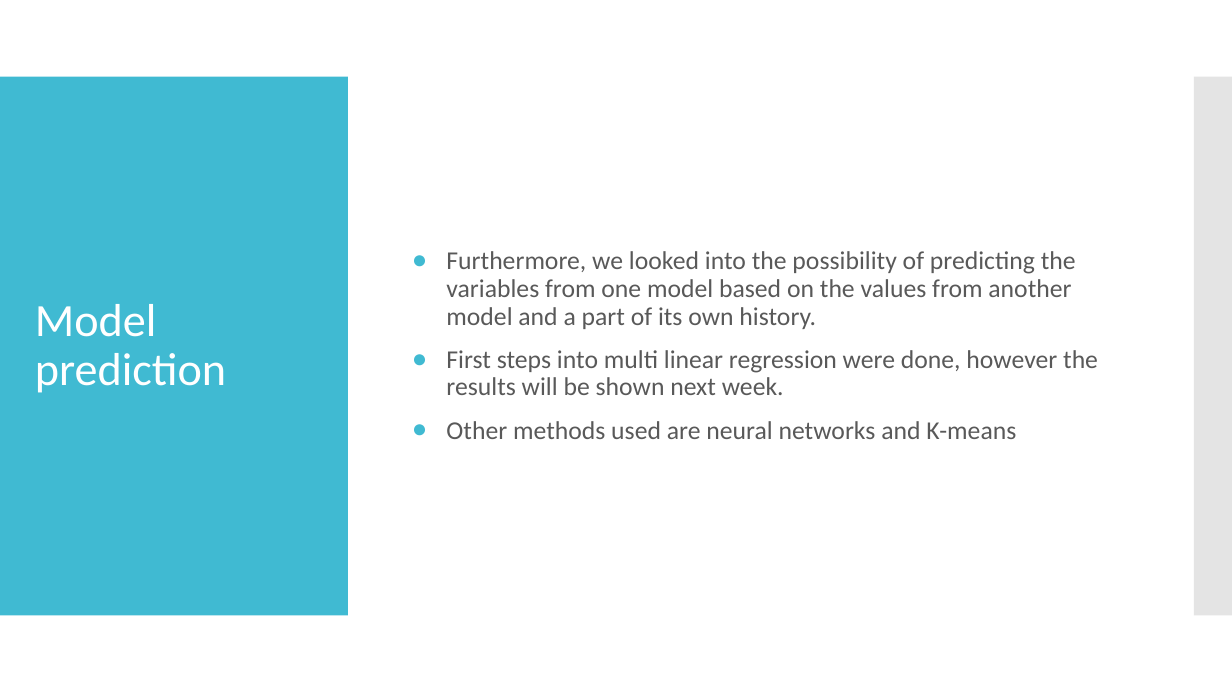
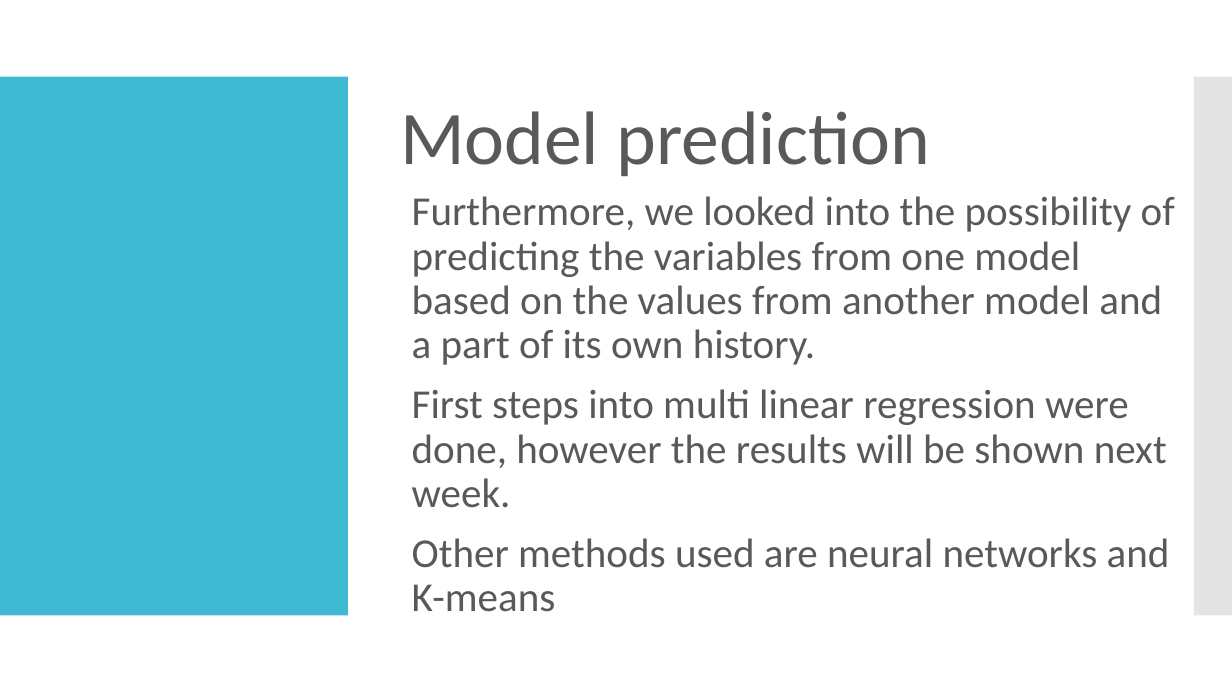
Before and after one commit to Deltares-Climate-Change/Deltares-Climate-Change, a slide deck: slide 14 of Presentations/Climate Change project update week 3 copy simon.pptx (slide 7 before the commit). Drawn at 1232x693 pixels with LibreOffice and Linux fonts; fonts in the diff are those of the drawing. Boxes give left, top, right and bottom in pixels: in the first picture for what was removed or moved away, otherwise in the second. Text is boxed around its words. In the diff, an @@ line names an element or a change of style, - is before the commit and + after.

```diff
--- a/Presentations/Climate Change project update week 3 copy simon.pptx
+++ b/Presentations/Climate Change project update week 3 copy simon.pptx
@@ title "Model prediction": place and size @@
-title "Model prediction" at <box>35,304,226,393</box>
+title "Model prediction" at <box>400,111,930,176</box>
@@ title "Model prediction" at <box>400,111,930,176</box>: size 36 to 59 pt, text colour #FFFFFF to #595959; vertical alignment middle to bottom @@
@@ text "Furthermore, we looked into the ...": place and size @@
-text "Furthermore, we looked into the ..." at <box>446,251,1098,439</box>
+text "Furthermore, we looked into the ..." at <box>412,196,1175,568</box>
@@ text "Furthermore, we looked into the ..." at <box>412,196,1175,568</box>: size 20 to 32 pt; bullet ● to none; vertical alignment middle to top @@
```
Also in this commit, not shown: 5 other slides changed, 7 slides added, 8 other files.
